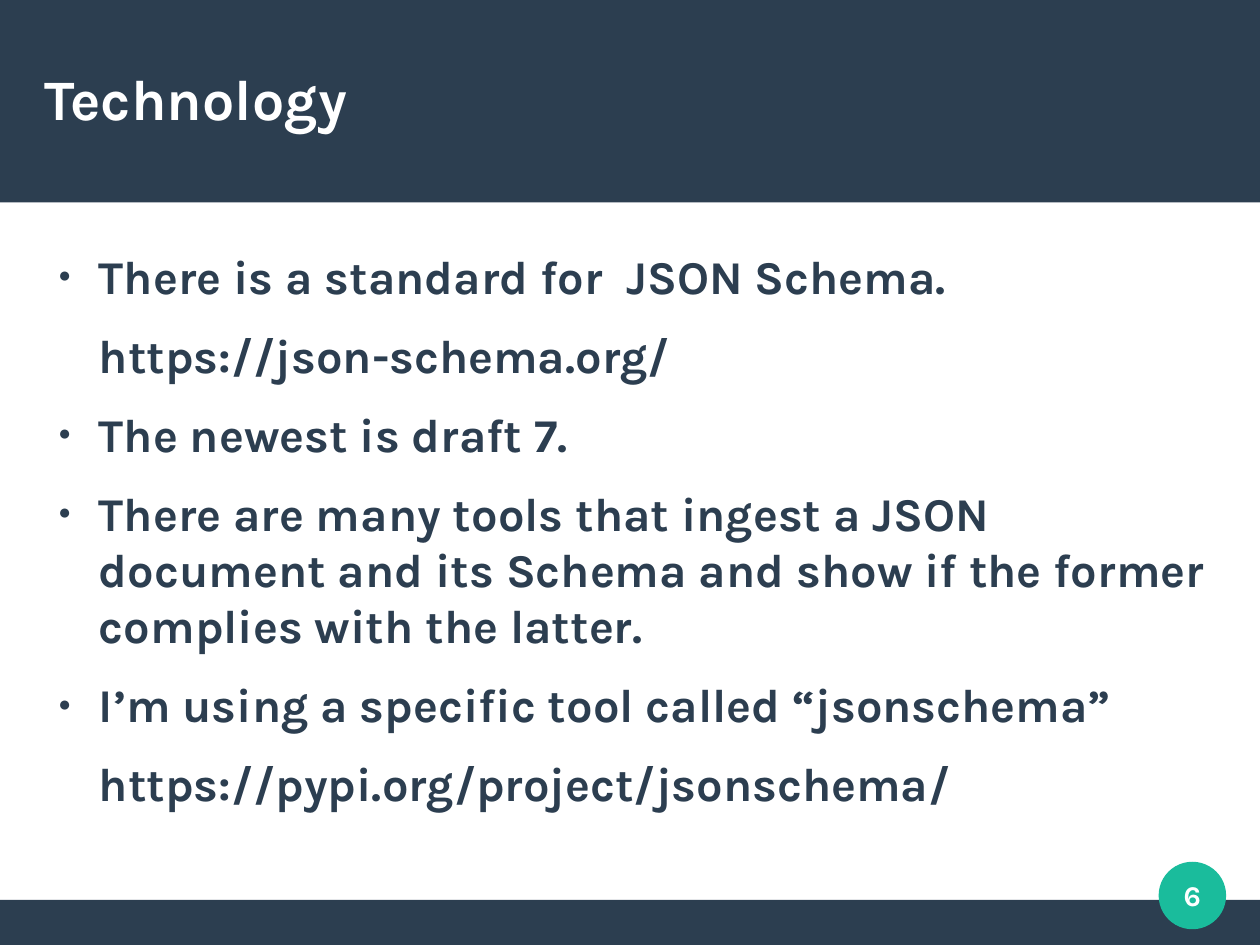
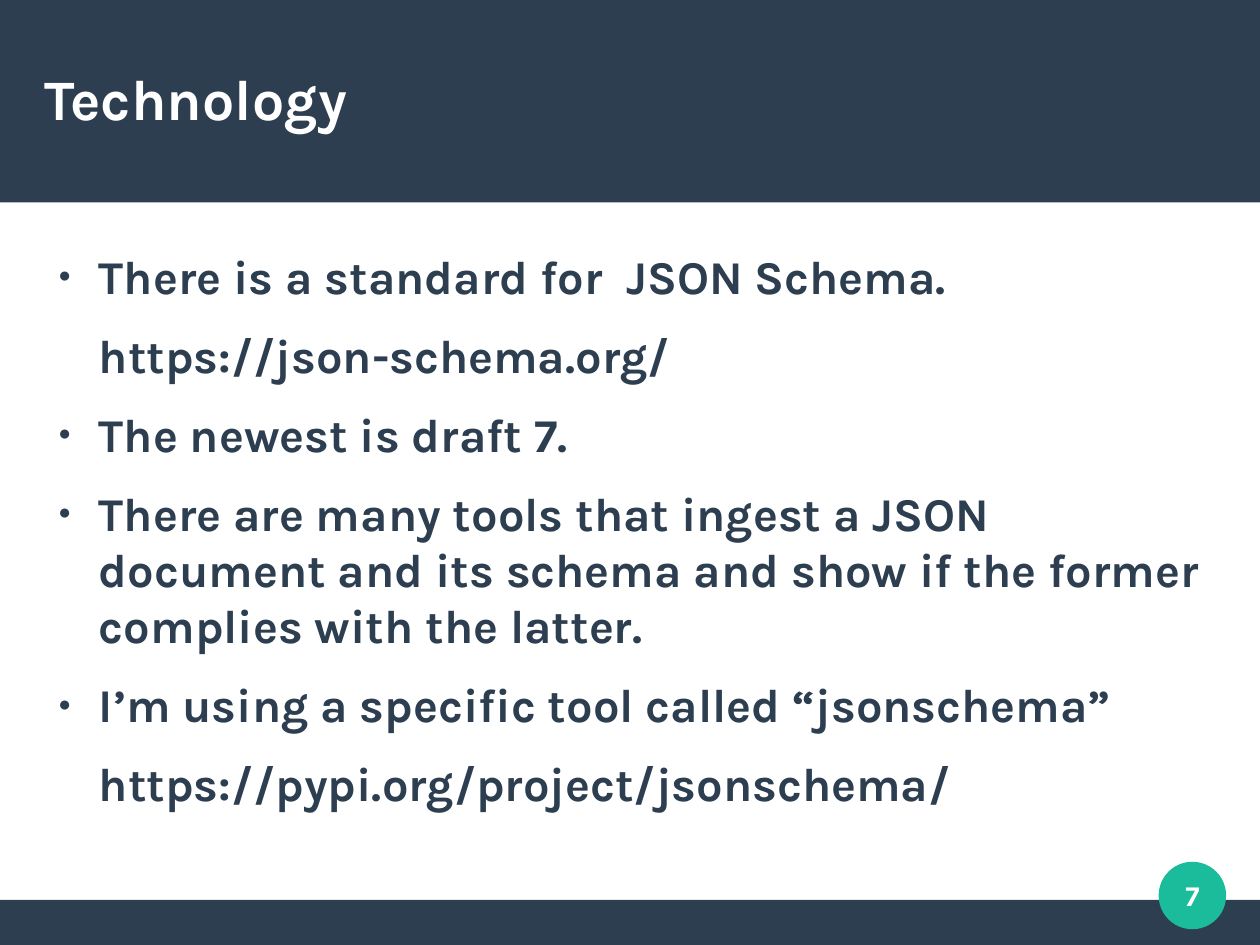
Before and after one commit to sjones-hep-ph-liv-ac-uk/json_info_system, a slide deck: slide 7 of v1.5/slides/json_info_system.odp (slide 6 before the commit). Drawn at 1260x945 pixels with LibreOffice and Linux fonts; fonts in the diff are those of the drawing. Boxes give left, top, right and bottom in pixels: in the first picture for what was removed or moved away, otherwise in the second. Text is boxed around its words. In the diff, an @@ line names an element or a change of style, - is before the commit and + after.

```diff
--- a/v1.5/slides/json_info_system.odp
+++ b/v1.5/slides/json_info_system.odp
@@ text at [99,497,1198,654]: text changed @@
-● There are many tools that ingest a JSON document and its Schema and show if the former complies with the latter.
+● There are many tools that ingest a JSON document and its schema and show if the former complies with the latter.
@@ page number at [1185,887,1199,906]: text changed @@
-6
+7
```
Also in this commit, not shown: 11 other slides changed, 1 slide added, 1 other file.
